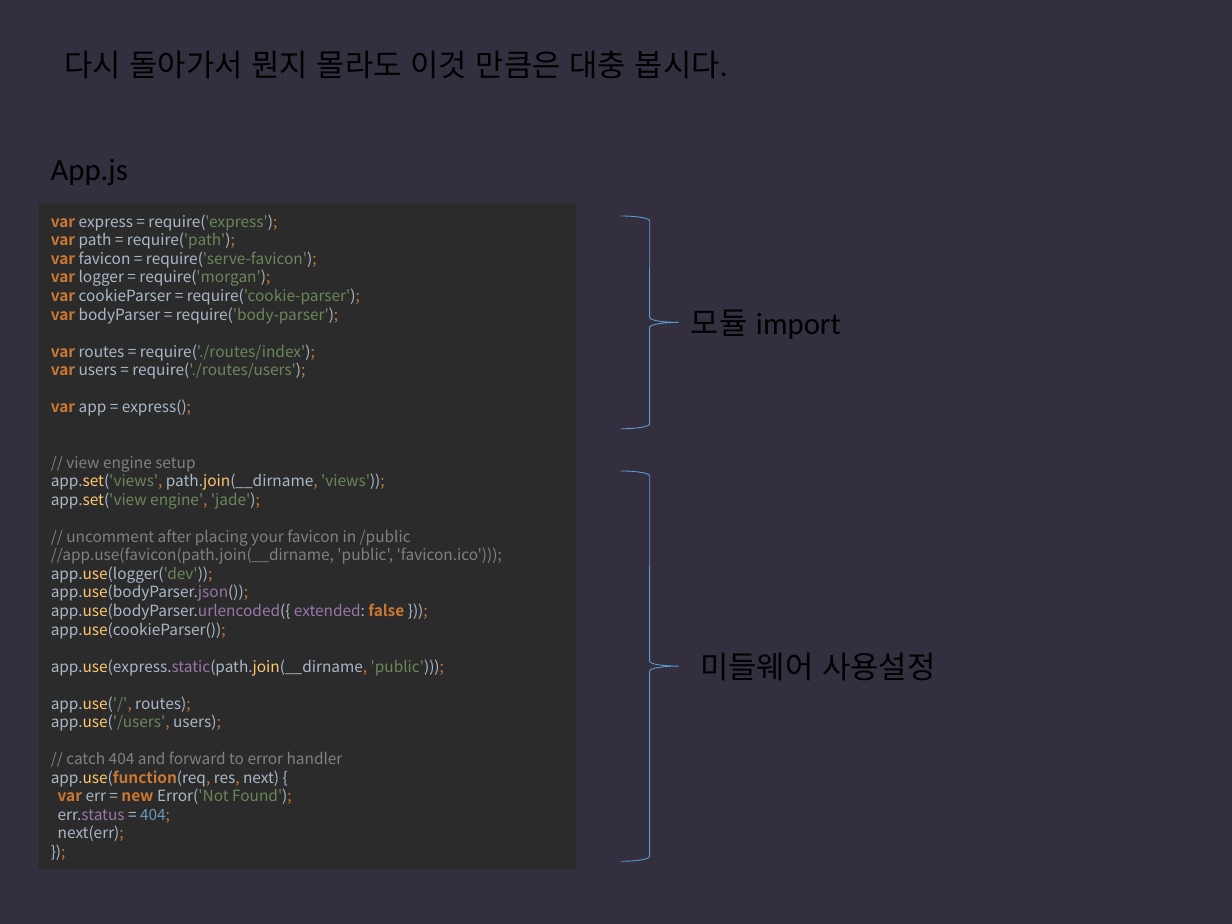
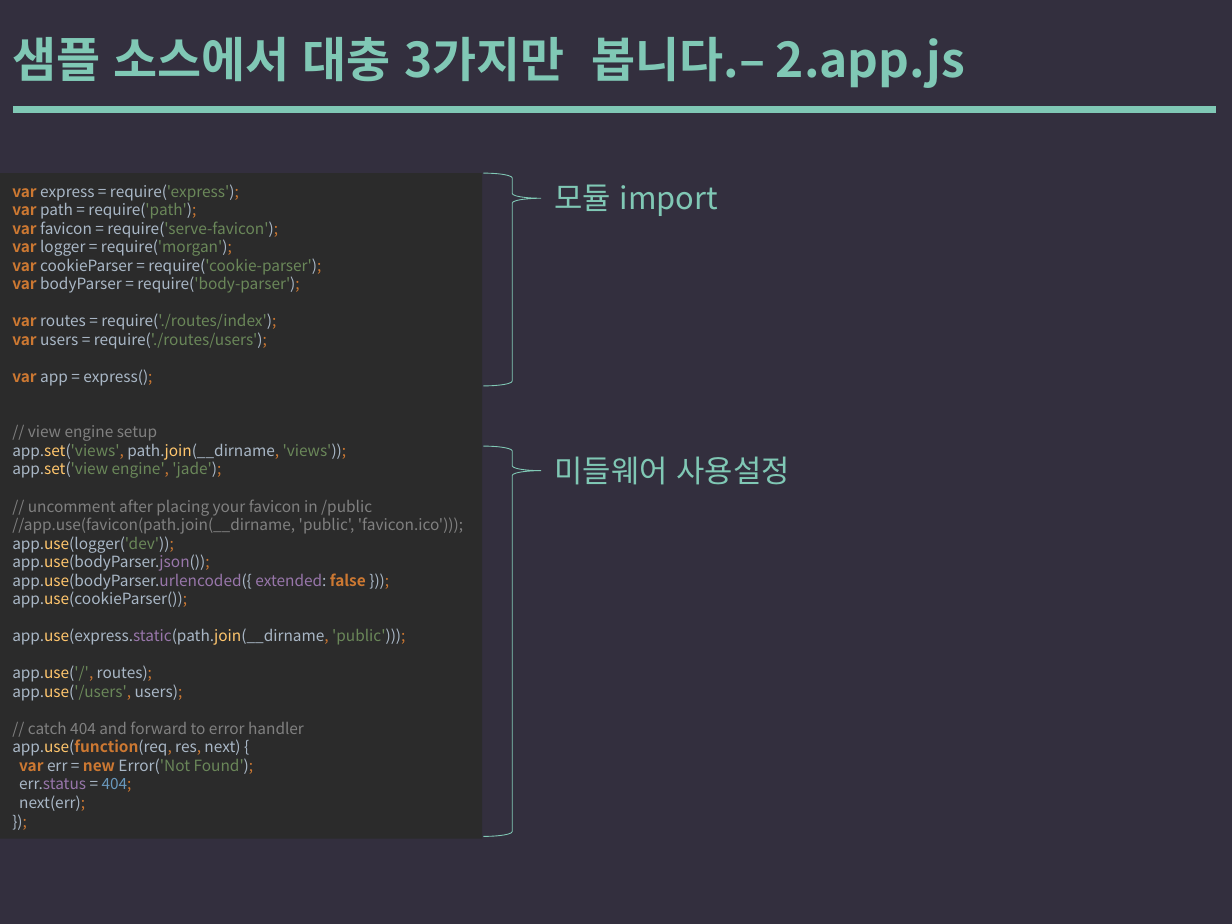
Before and after one commit to yysstory/mozzi, a slide deck: slide 41 of DOCS/1.pptx. Drawn at 1232x924 pixels with LibreOffice and Linux fonts; fonts in the diff are those of the drawing. Boxes give left, top, right and bottom in pixels: in the first picture for what was removed or moved away, otherwise in the second. Text is boxed around its words. In the diff, an @@ line names an element or a change of style, - is before the commit and + after.

```diff
--- a/DOCS/1.pptx
+++ b/DOCS/1.pptx
@@ text added at <box>12,37,965,88</box>, 28 pt, text #80C8B5, bold @@
+샘플 소스에서 대충 3가지만 봅니다.– 2.app.js
@@ text removed at <box>64,51,728,78</box> @@
-다시 돌아가서 뭔지 몰라도 이것 만큼은 대충 봅시다.
@@ line added from (16, 110) to (1212, 110), #80C8B5 4 pt @@
@@ rectangle "var express = require('express'); var ...": place and size @@
-rectangle "var express = require('express'); var ..." at <box>38,203,577,869</box>
+rectangle "var express = require('express'); var ..." at <box>0,174,482,839</box>
@@ text removed at <box>51,159,128,185</box> @@
-App.js
@@ right brace at <box>483,174,541,387</box>: outline #5B9BD5 0.5 pt to #80C8B5 0.5 pt; proportions changed @@
@@ right brace: place and size @@
-right brace at <box>621,216,679,429</box>
+right brace at <box>483,174,541,387</box>
@@ text "모듈 import": place and size @@
-text "모듈 import" at <box>691,310,841,339</box>
+text "모듈 import" at <box>554,184,718,216</box>
@@ text "모듈 import" at <box>554,184,718,216</box>: font Calibri to Noto Sans CJK KR, text colour #000000 to #80C8B5 @@
@@ right brace: place and size @@
-right brace at <box>621,471,679,861</box>
+right brace at <box>483,446,541,837</box>
@@ right brace at <box>483,446,541,837</box>: outline #5B9BD5 0.5 pt to #80C8B5 0.5 pt; proportions changed @@
@@ text "미들웨어 사용설정" at <box>554,456,789,485</box>: font Calibri to Noto Sans CJK KR, text colour #000000 to #80C8B5 @@
@@ text "미들웨어 사용설정": place and size @@
-text "미들웨어 사용설정" at <box>700,653,935,680</box>
+text "미들웨어 사용설정" at <box>554,456,789,485</box>
```
Also in this commit, not shown: 27 other slides changed.
